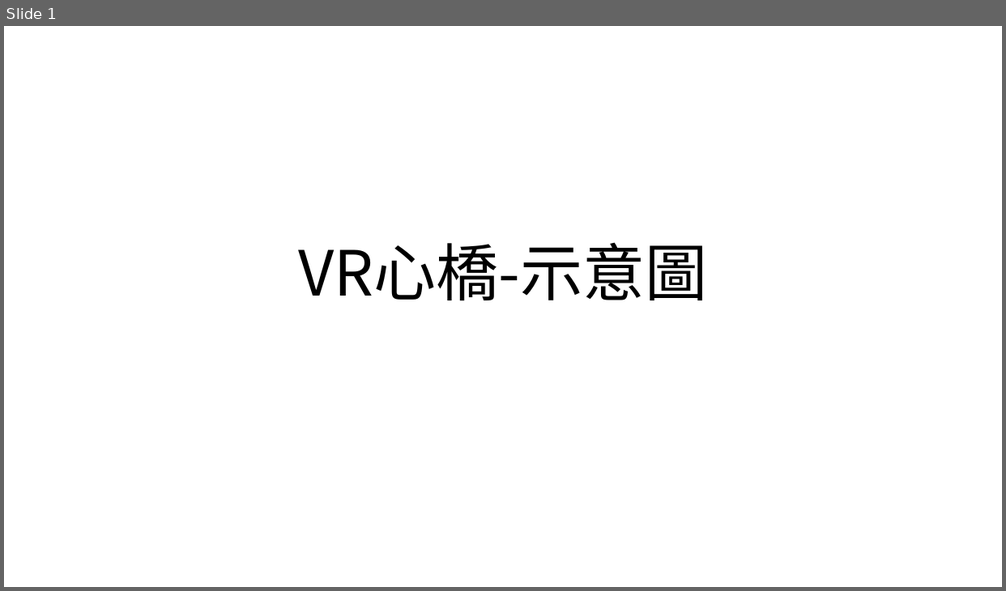
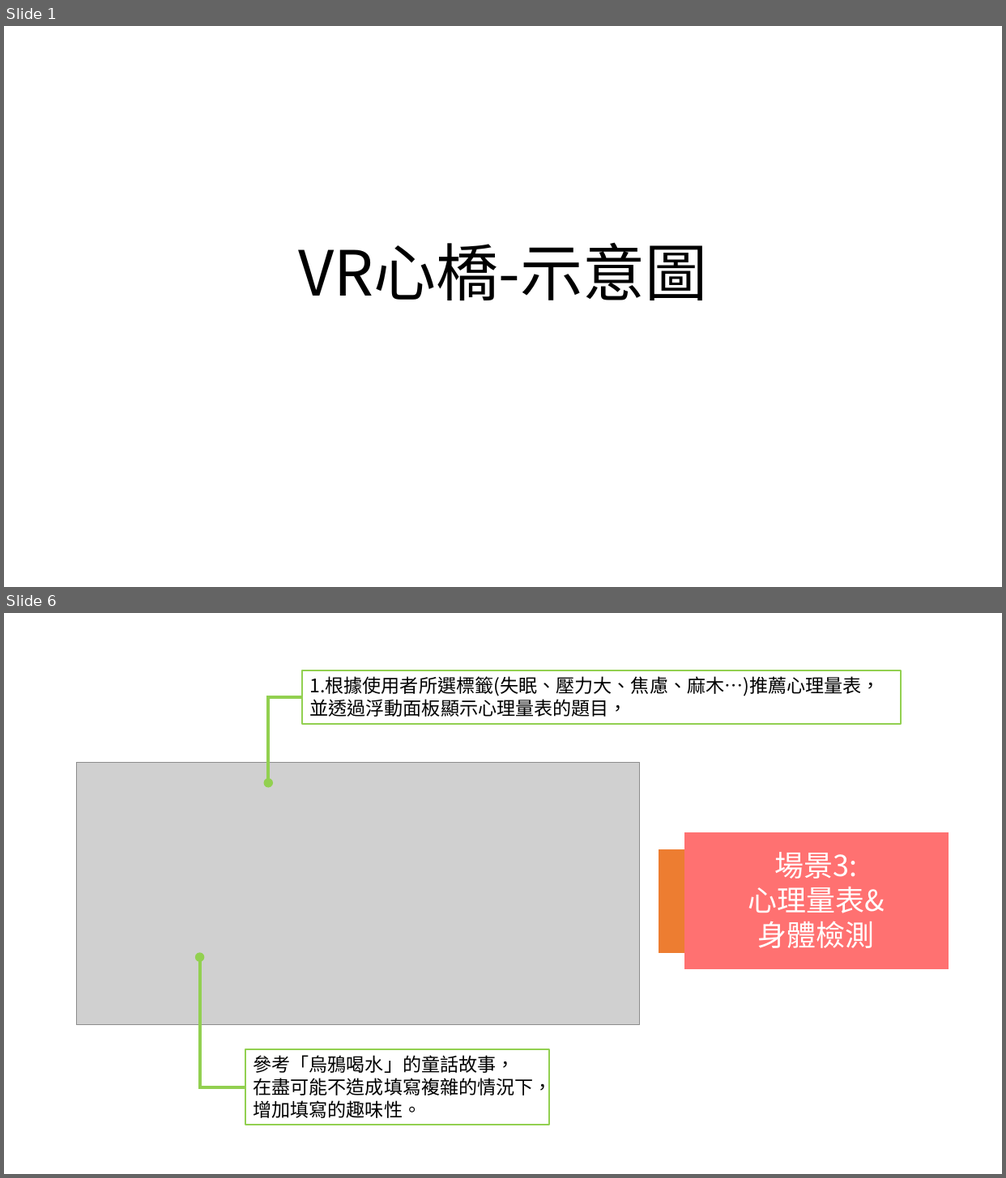
Before and after one commit to StevenShih-0402/Plan, a slide deck: media/image/心橋/心橋-平面圖.pptx. Shown one above the other, each under a label of ours: slide 1 before the commit, slides 1 and 6 after it; the slides between them are not shown. The pictures are 1006x591 and 1006x1178 pixels, drawn with LibreOffice and Linux fonts; fonts in the diff are those of the drawing; grey boxes stand for pictures. Boxes give left, top, right and bottom in pixels: in the first picture for what was removed or moved away, otherwise in the second. Text is boxed around its words. In the diff, an @@ line names an element or a change of style, - is before the commit and + after.

```diff
--- a/media/image/心橋/心橋-平面圖.pptx
+++ b/media/image/心橋/心橋-平面圖.pptx
@@ slide 6 added at (4, 613, 1002, 1174), background #FFFFFF @@
@@ rectangle added at (303, 671, 901, 724), outline #92D050 1.5 pt, 18 pt, text #000000 @@
+1.根據使用者所選標籤(失眠、壓力大、焦慮、麻木…)推薦心理量表，
+並透過浮動面板顯示心理量表的題目，
@@ elbow arrow added from (303, 697) to (268, 783), #92D050 3 pt @@
@@ picture added at (77, 763, 640, 1024) @@
@@ rectangle added at (660, 850, 684, 952), fill #ED7D31, outline #ED7D31 1 pt @@
@@ rectangle added at (684, 833, 948, 969), fill #FF7171, outline #FF7171 1 pt @@
@@ text added at (748, 852, 884, 948), 28 pt, text #FFFFFF @@
+場景3:
+心理量表&身體檢測
@@ elbow arrow added from (246, 1088) to (199, 957), #92D050 3 pt @@
@@ rectangle added at (246, 1050, 549, 1125), outline #92D050 1.5 pt, 18 pt, text #000000 @@
+參考「烏鴉喝水」的童話故事，
+在盡可能不造成填寫複雜的情況下，增加填寫的趣味性。
```
Also in this commit, not shown: 3 slides changed, 5 other slides added, 7 slides removed, 20 other files.
